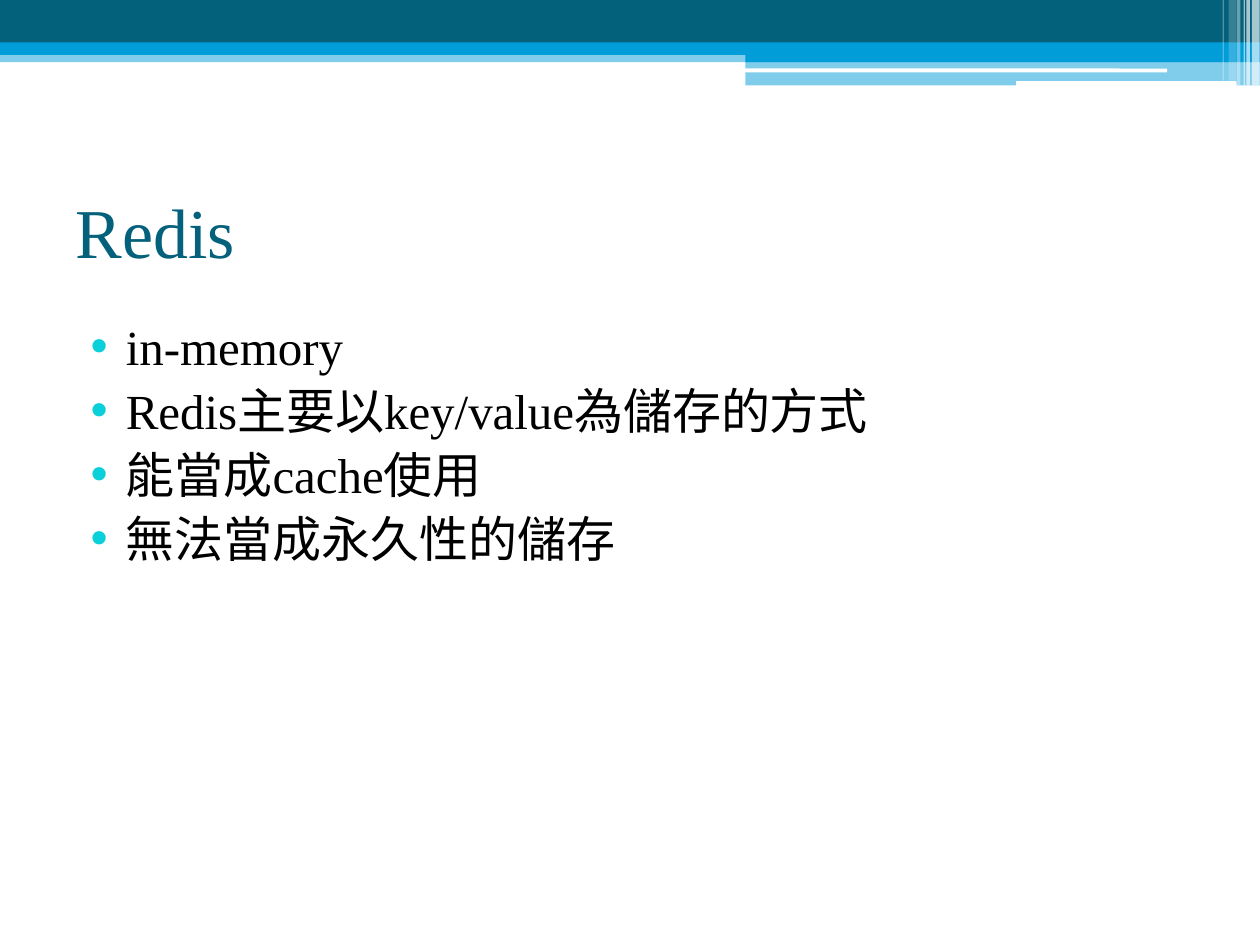
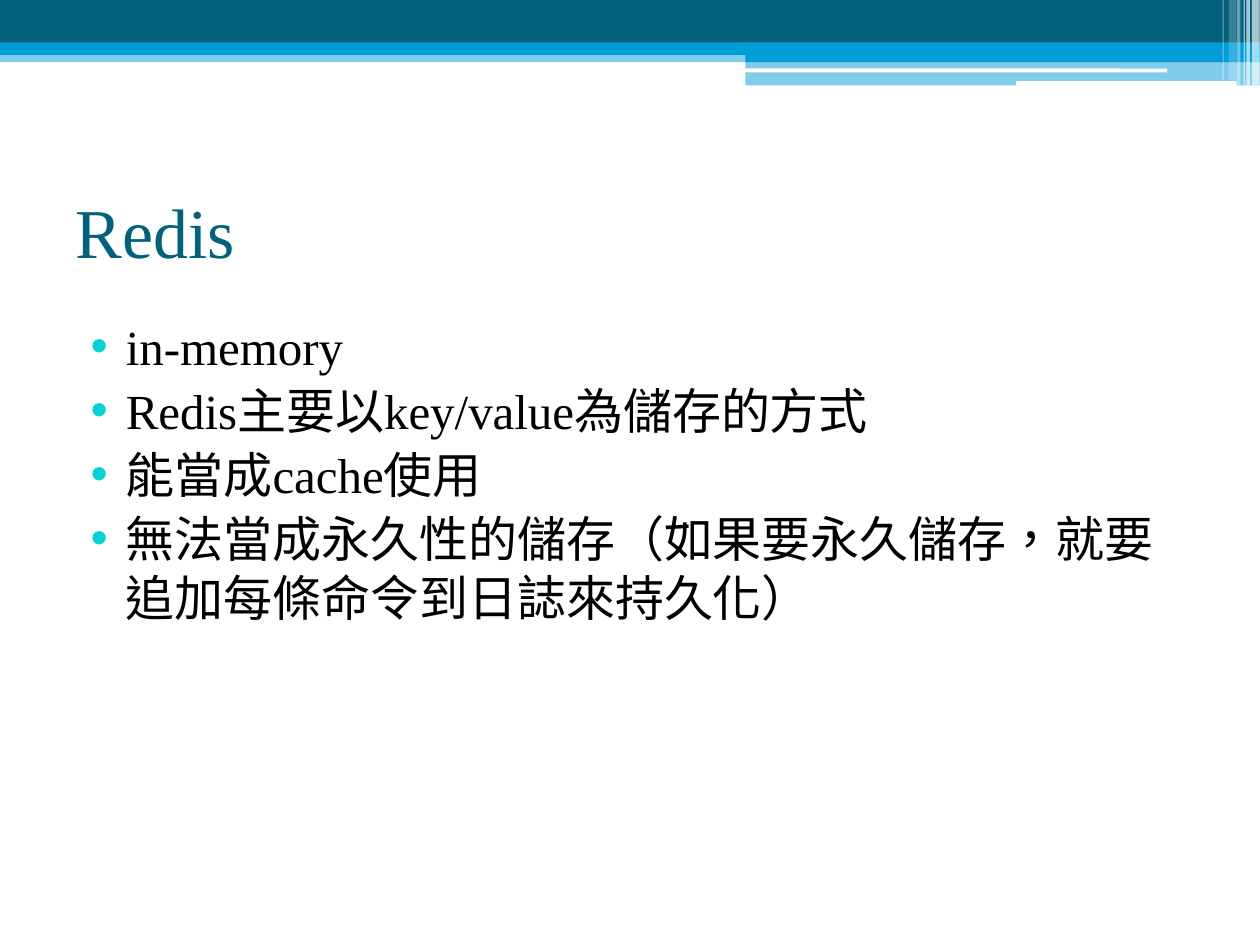
Before and after one commit to family2099/ReadSoccerData, a slide deck: slide 14 of 爬蟲與redis.pptx (slide 13 before the commit). Drawn at 1260x945 pixels with LibreOffice and Linux fonts; fonts in the diff are those of the drawing. Boxes give left, top, right and bottom in pixels: in the first picture for what was removed or moved away, otherwise in the second. Text is boxed around its words. In the diff, an @@ line names an element or a change of style, - is before the commit and + after.

```diff
--- a/爬蟲與redis.pptx
+++ b/爬蟲與redis.pptx
@@ text at <box>126,515,1154,621</box>: text changed @@
-• 無法當成永久性的儲存
+• 無法當成永久性的儲存（如果要永久儲存，就要追加每條命令到日誌來持久化）
```
Also in this commit, not shown: 2 other slides changed, 2 slides added.
